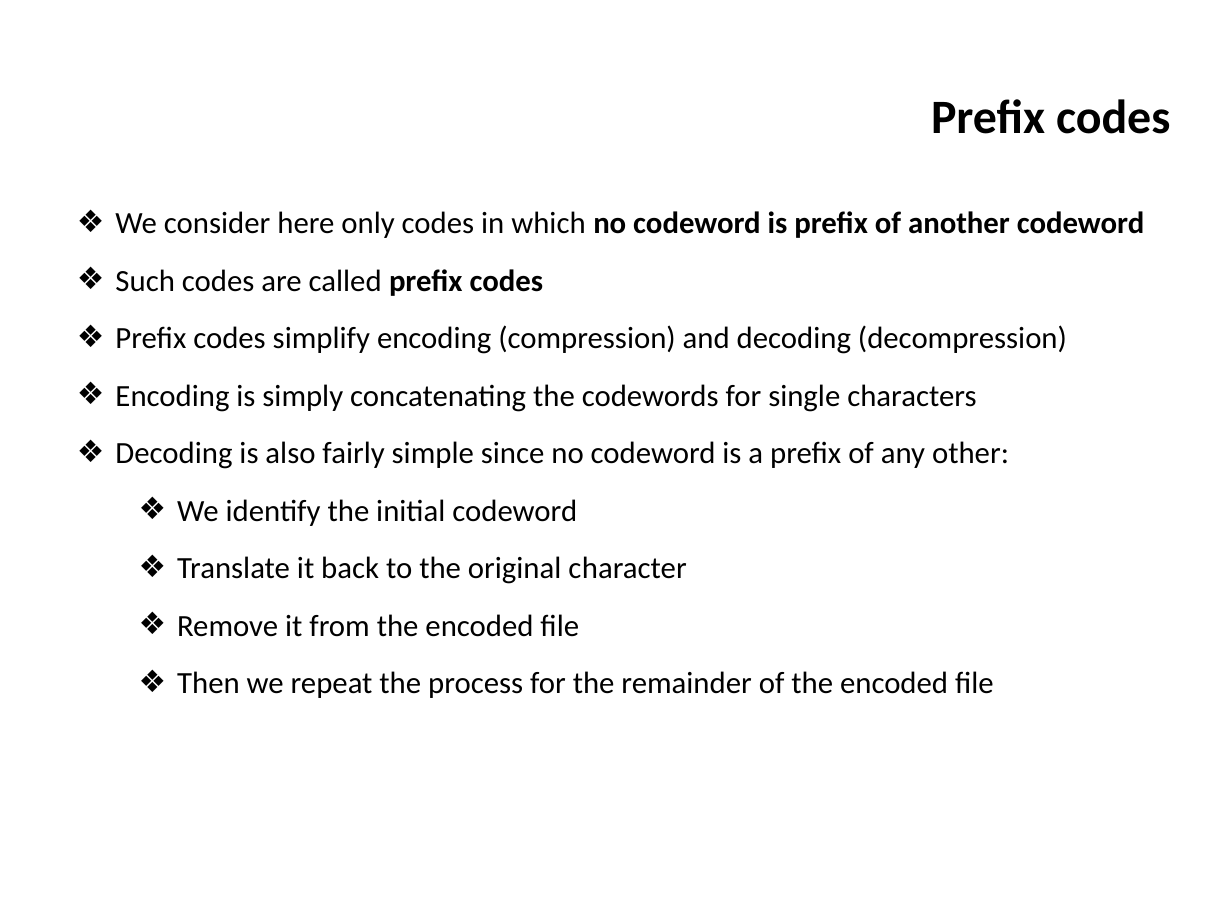
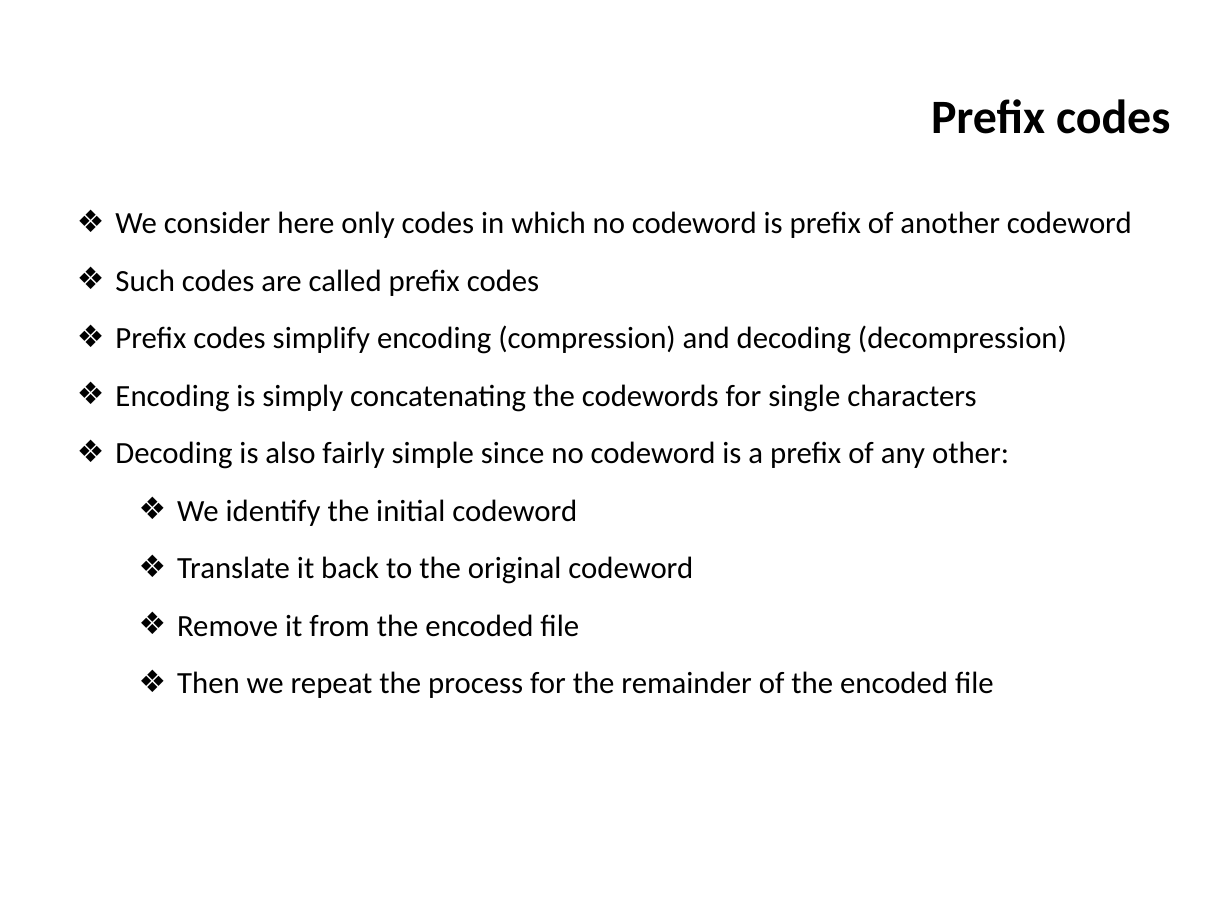
Before and after one commit to ifromm/dsa, a slide deck: slide 38 of slides/unit_7_greedy.pptx. Drawn at 1232x924 pixels with LibreOffice and Linux fonts; fonts in the diff are those of the drawing; background and template pictures are left out. Boxes give left, top, right and bottom in pixels: in the first picture for what was removed or moved away, otherwise in the second. Text is boxed around its words. In the diff, an @@ line names an element or a change of style, - is before the commit and + after.

```diff
--- a/slides/unit_7_greedy.pptx
+++ b/slides/unit_7_greedy.pptx
@@ text at (115,211,1132,296): bold off in "no codeword is prefix of another codeword", "prefix codes" @@
@@ text at (177,556,693,584): text changed @@
-  ❖ Translate it back to the original character
+  ❖ Translate it back to the original codeword
```
Also in this commit, not shown: 9 other slides changed, 14 other files.
